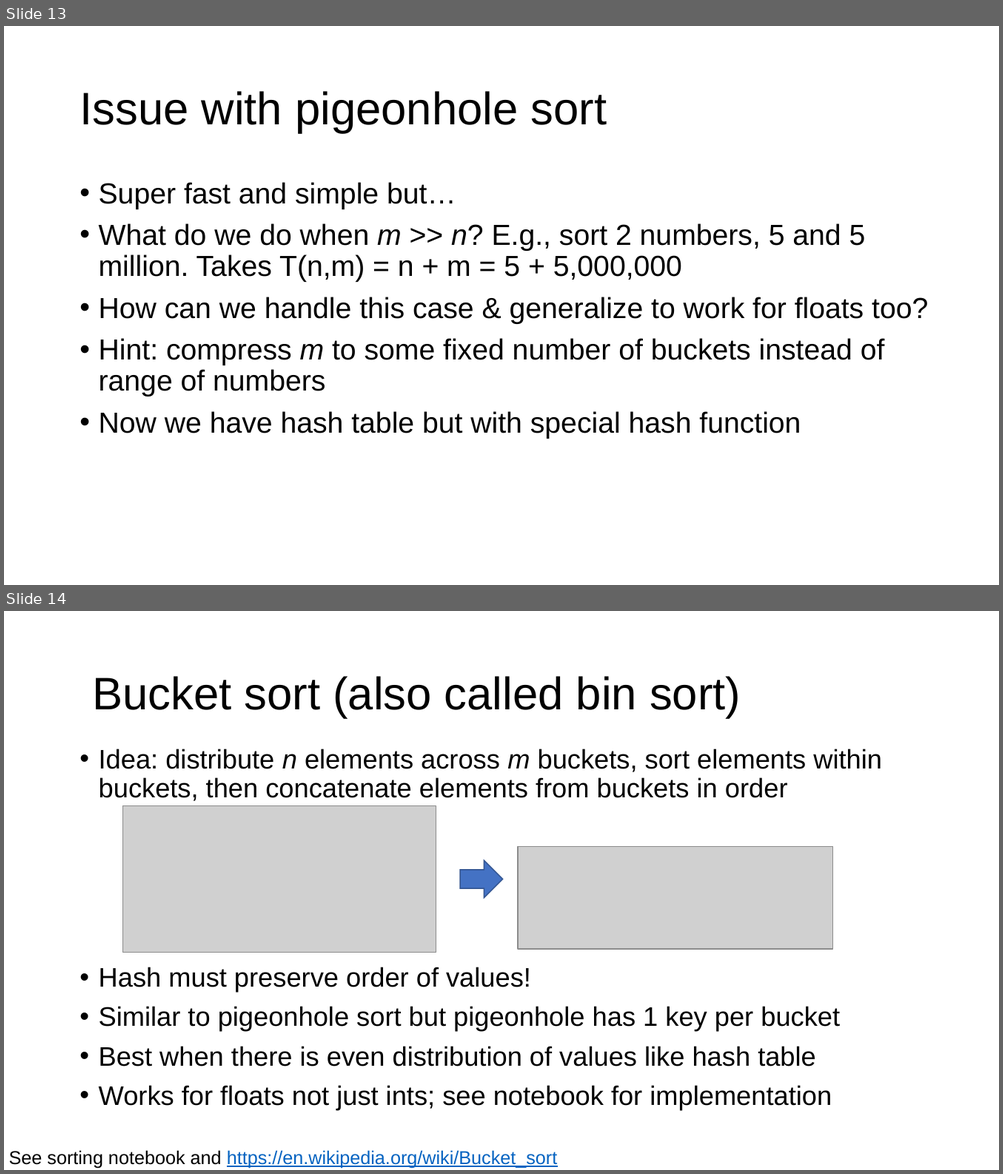
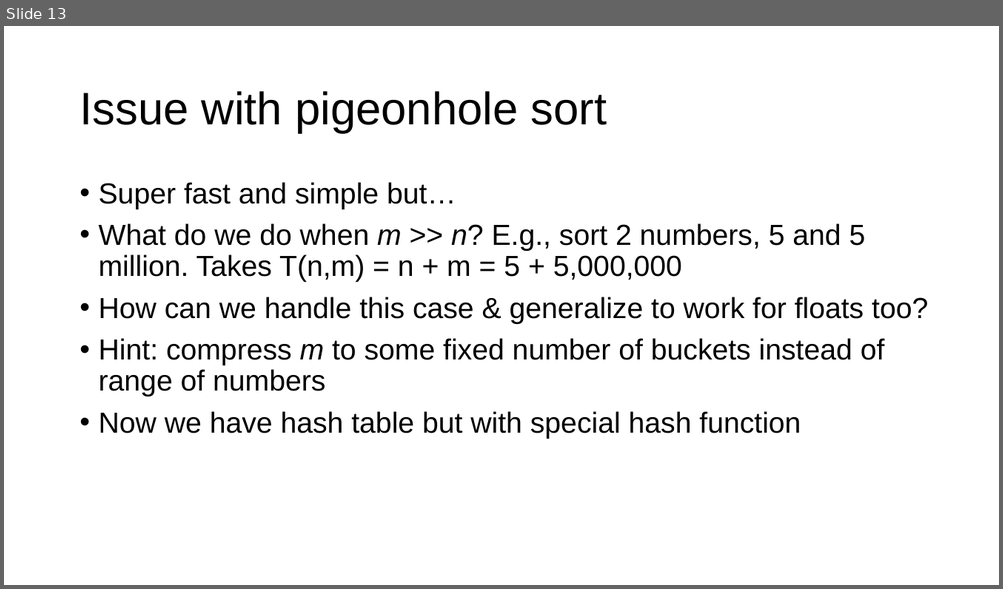
Before and after one commit to USFCA-MSDS/msds689, a slide deck: notes/sorting.pptx. Shown one above the other, each under a label of ours: slides 13 and 14 before the commit, slide 13 after it. The pictures are 1003x1174 and 1003x589 pixels, drawn with LibreOffice and Linux fonts; fonts in the diff are those of the drawing; grey boxes stand for pictures; background and template pictures are left out. Boxes give left, top, right and bottom in pixels: in the first picture for what was removed or moved away, otherwise in the second. Text is boxed around its words. In the diff, an @@ line names an element or a change of style, - is before the commit and + after.

```diff
--- a/notes/sorting.pptx
+++ b/notes/sorting.pptx
@@ slide 14 removed at bbox=[4, 611, 999, 1170], background #FFFFFF @@
@@ title removed at bbox=[93, 676, 740, 718] @@
-Bucket sort (also called bin sort)
@@ text removed at bbox=[99, 749, 882, 1110] @@
-• Idea: distribute n elements across m buckets, sort elements within buckets, then concatenate elements from buckets in order
-• Hash must preserve order of values!
-• Similar to pigeonhole sort but pigeonhole has 1 key per bucket
-• Best when there is even distribution of values like hash table
-• Works for floats not just ints; see notebook for implementation
@@ picture removed at bbox=[122, 806, 435, 953] @@
@@ picture removed at bbox=[518, 847, 833, 950] @@
@@ right arrow removed at bbox=[460, 861, 503, 898] @@
@@ text removed at bbox=[9, 1150, 557, 1168] @@
-See sorting notebook and https://en.wikipedia.org/wiki/Bucket_sort
```
Also in this commit, not shown: 2 slides changed, 6 other slides removed, 3 other files.
